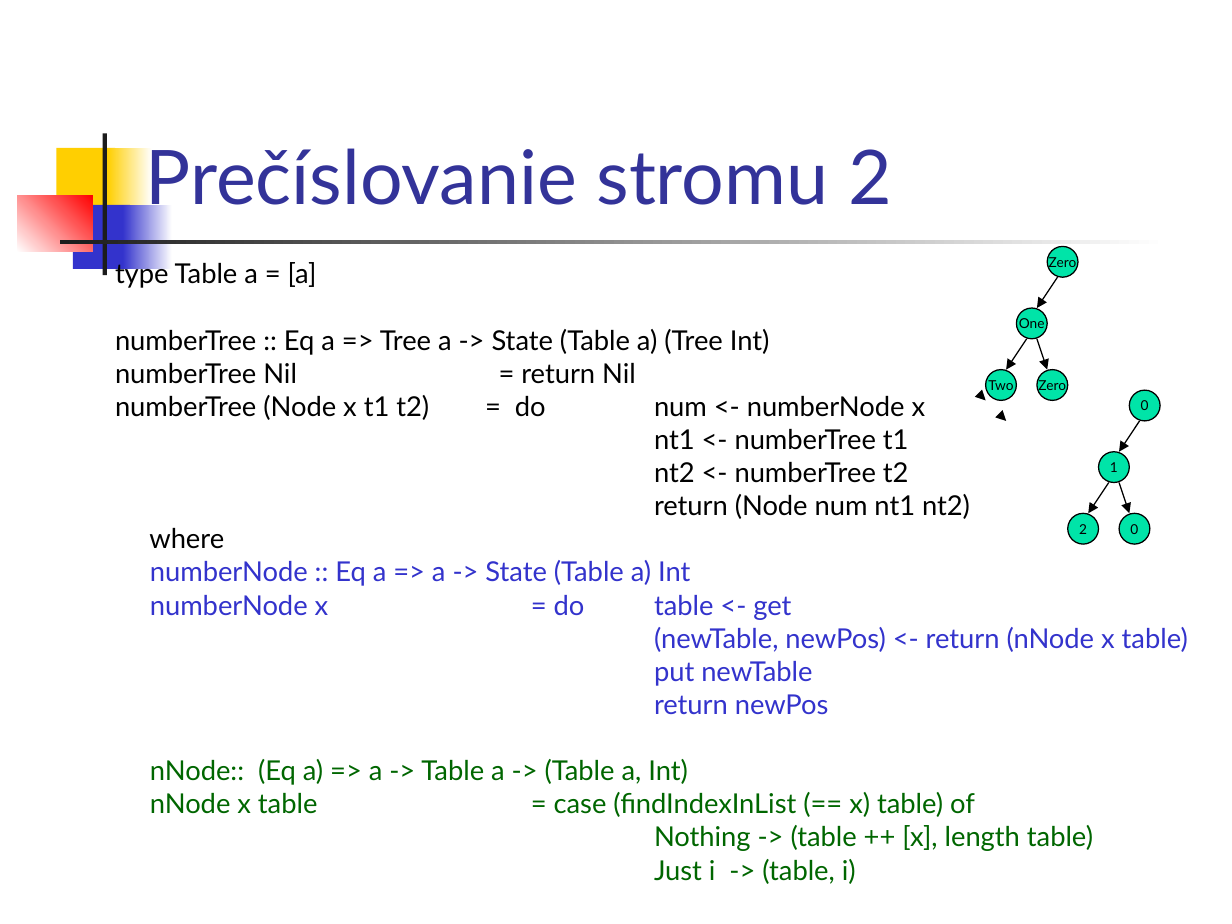
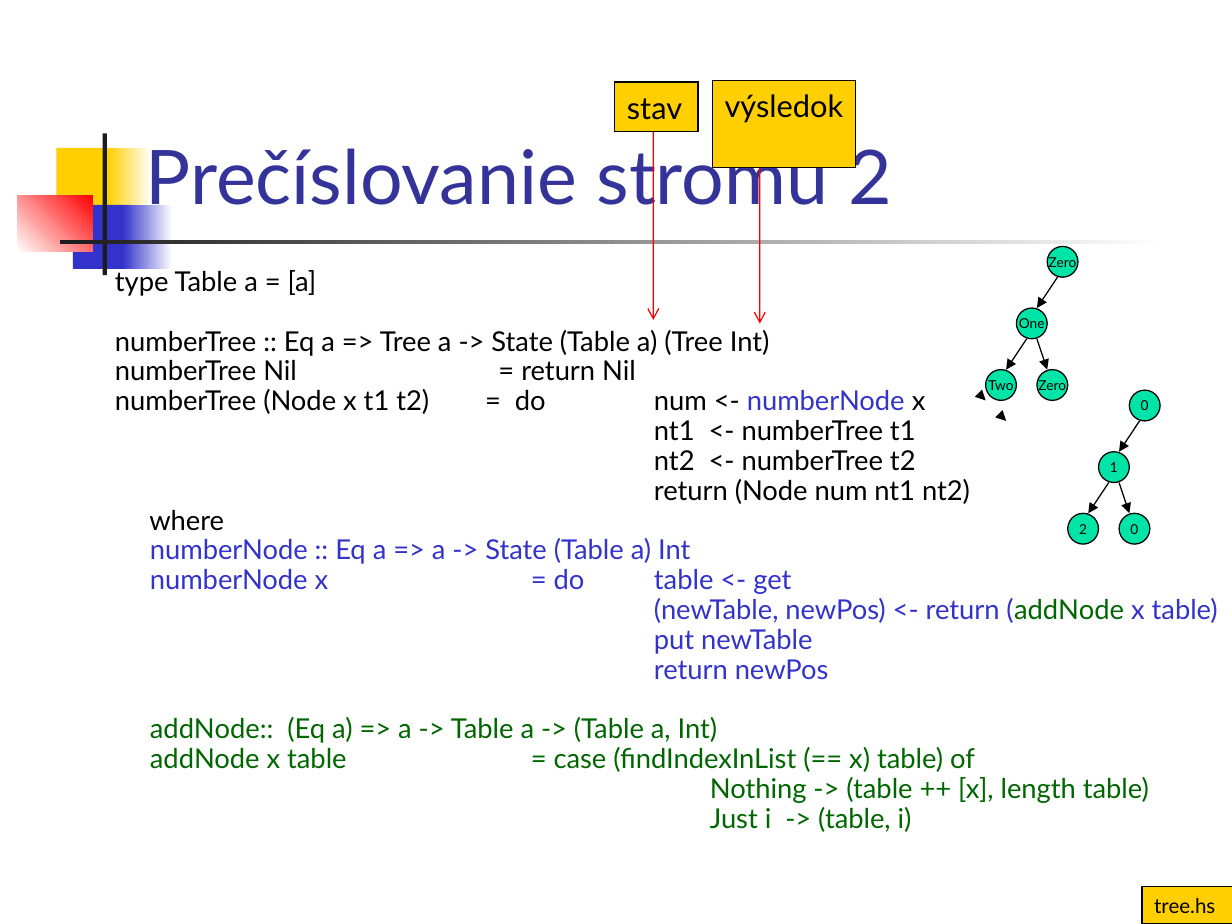
Before and after one commit to Funkcionalne/Prednasky, a slide deck: slide 27 of 13/13_fpro.ppt (slide 9 before the commit). Drawn at 1232x924 pixels with LibreOffice and Linux fonts; fonts in the diff are those of the drawing. Boxes give left, top, right and bottom in pixels: in the first picture for what was removed or moved away, otherwise in the second. Text is boxed around its words. In the diff, an @@ line names an element or a change of style, - is before the commit and + after.

```diff
--- a/13/13_fpro.ppt
+++ b/13/13_fpro.ppt
@@ rectangle added at (615, 83, 697, 132), fill #FFCF01, outline #000000 0.74 pt, 18 pt, text #000000 @@
+stav
@@ rectangle added at (712, 80, 855, 166), fill #FFCF01, outline #000000 0.74 pt, 18 pt, text #000000 @@
+výsledok
@@ arrow added from (653, 122) to (653, 320), #FF0000 0.74 pt @@
@@ arrow added from (760, 131) to (760, 324), #FF0000 0.74 pt @@
@@ text "type Table a = [a]": place and size @@
-text "type Table a = [a]" at (115, 260, 1188, 884)
+text "type Table a = [a]" at (115, 267, 1218, 832)
@@ text at (115, 267, 1149, 832): text colour #000000 to #3333CC in "numberNode"; line spacing 0.8 to 0.7 @@
@@ text at (654, 598, 1218, 623): text changed @@
-(newTable, newPos) <- return (nNode x table)
+(newTable, newPos) <- return (addNode x table)
@@ text at (150, 717, 975, 772): text changed @@
-nNode:: (Eq a) => a -> Table a -> (Table a, Int)
-nNode x table = case (findIndexInList (== x) table) of
+addNode:: (Eq a) => a -> Table a -> (Table a, Int)
+addNode x table = case (findIndexInList (== x) table) of
@@ rectangle added at (1142, 887, 1232, 924), fill #FFCF01, outline #000000 0.74 pt, 12 pt, text #000000 @@
+tree.hs
```
Also in this commit, not shown: 8 other slides changed, 18 slides added, 2 other files.
